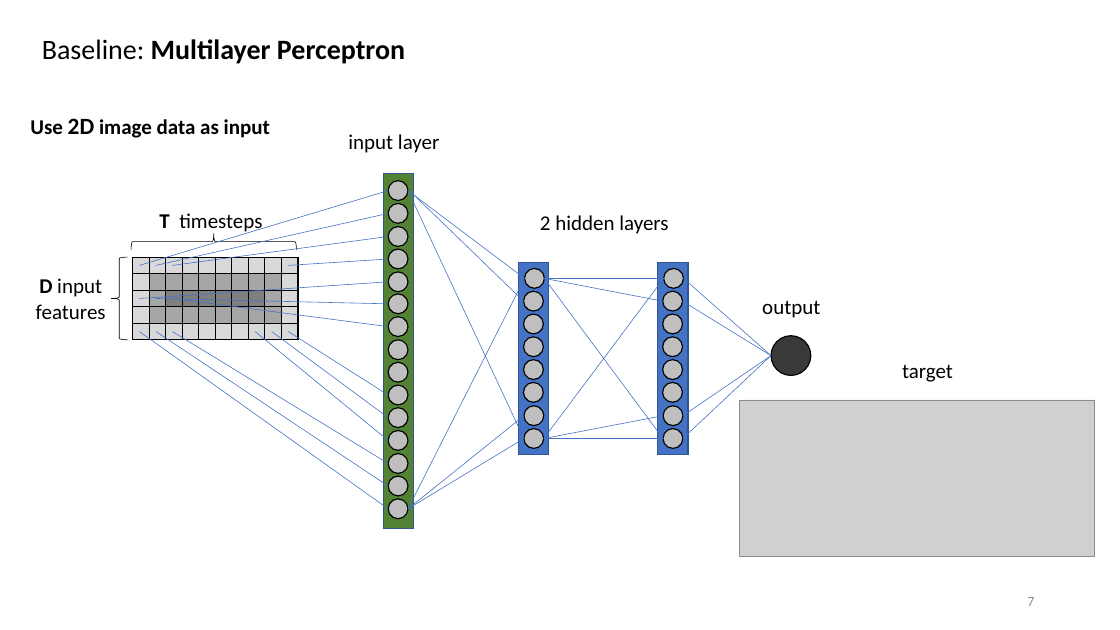
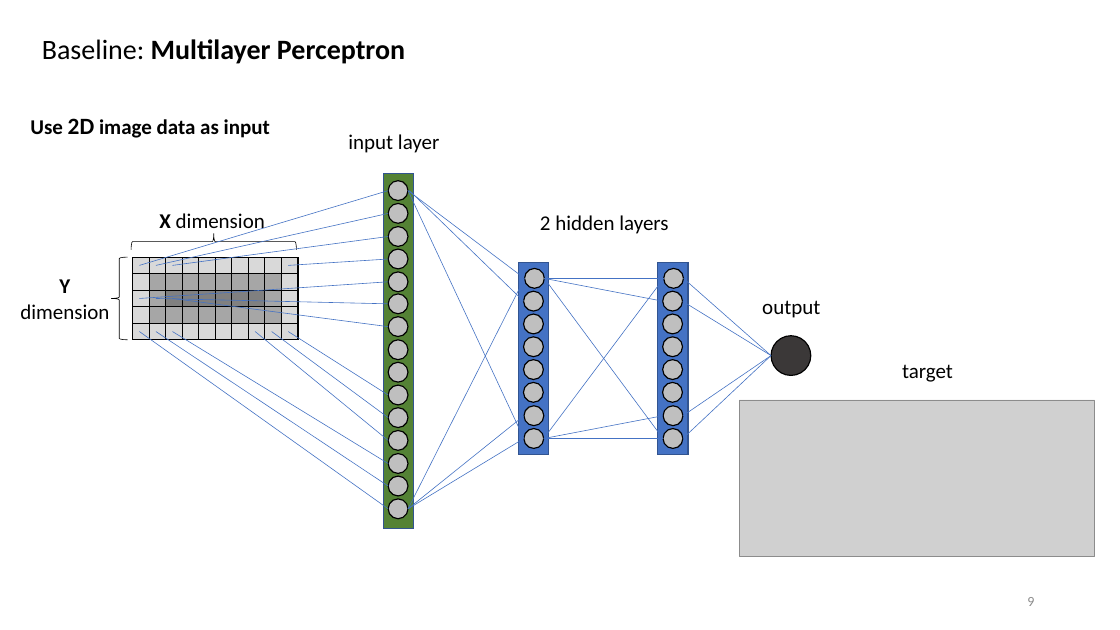
Before and after one commit to MarcoLandtHayen/EchoStateNetworks, a slide deck: slide 9 of ESN_ClassificationLRP_ENSO_OD-Talk.pptx (slide 7 before the commit). Drawn at 1120x630 pixels with LibreOffice and Linux fonts; fonts in the diff are those of the drawing; grey boxes stand for pictures. Boxes give left, top, right and bottom in pixels: in the first picture for what was removed or moved away, otherwise in the second. Text is boxed around its words. In the diff, an @@ line names an element or a change of style, - is before the commit and + after.

```diff
--- a/ESN_ClassificationLRP_ENSO_OD-Talk.pptx
+++ b/ESN_ClassificationLRP_ENSO_OD-Talk.pptx
@@ text at [159, 213, 265, 235]: text changed @@
-T timesteps
+X dimension
@@ text added at [20, 279, 109, 319], 18 pt, text #000000 @@
+Y dimension
@@ text removed at [36, 278, 106, 319] @@
-D input features
@@ page number at [1027, 597, 1034, 606]: text changed @@
-7
+9
```
Also in this commit, not shown: 18 other slides changed, 2 slides added, 1 slide removed.
